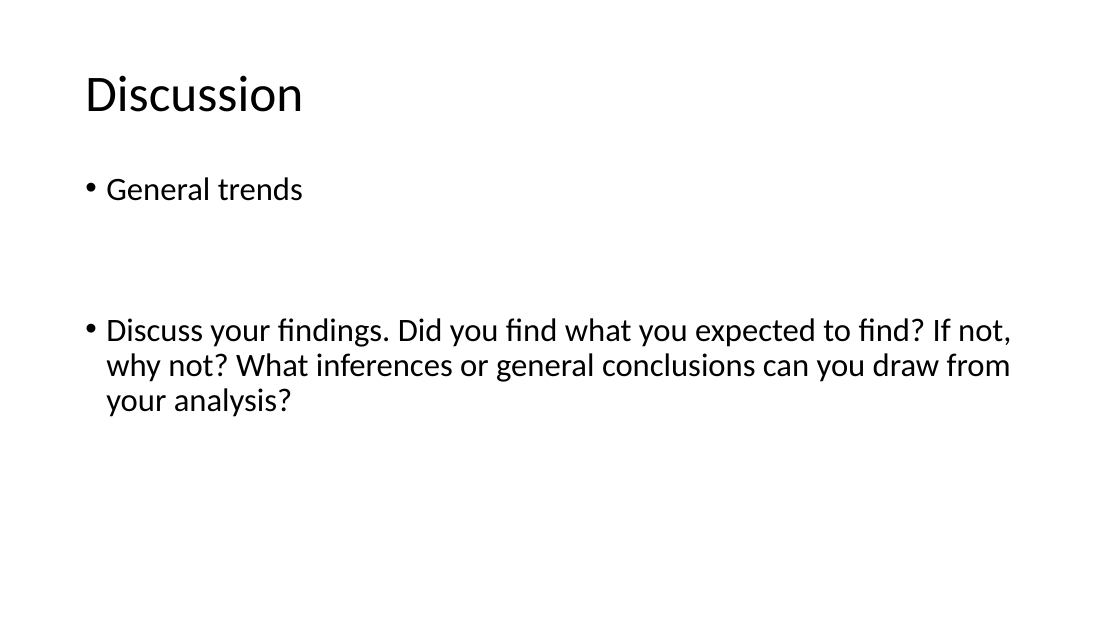
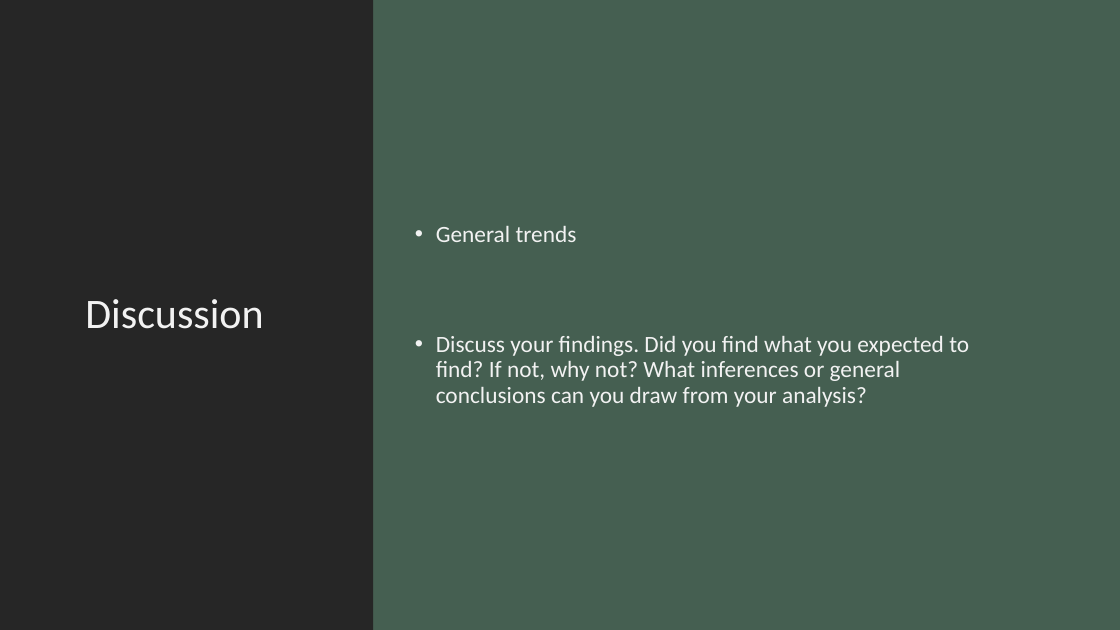
Before and after one commit to ashleighdevito/Cryptocurrency, a slide deck: slide 8 of Presentation/Cryptocurrency_Presentation.pptx (slide 6 before the commit). Drawn at 1120x630 pixels with LibreOffice and Linux fonts; fonts in the diff are those of the drawing. Boxes give left, top, right and bottom in pixels: in the first picture for what was removed or moved away, otherwise in the second. Text is boxed around its words. In the diff, an @@ line names an element or a change of style, - is before the commit and + after.

```diff
--- a/Presentation/Cryptocurrency_Presentation.pptx
+++ b/Presentation/Cryptocurrency_Presentation.pptx
@@ background #FFFFFF to #455F51 @@
@@ rectangle added at box(0, 0, 373, 630), fill #262626 @@
@@ title "Discussion": place and size @@
-title "Discussion" at box(85, 75, 303, 112)
+title "Discussion" at box(85, 299, 263, 329)
@@ title "Discussion" at box(85, 299, 263, 329): size 44 to 36 pt, text colour #000000 to #F2F2F2 @@
@@ text "General trends": place and size @@
-text "General trends" at box(106, 177, 1011, 417)
+text "General trends" at box(436, 226, 969, 407)
@@ text "General trends" at box(436, 226, 969, 407): size 28 to 20 pt, text colour #000000 to #F2F2F2; vertical alignment top to middle @@
```
Also in this commit, not shown: 6 other slides changed, 3 slides added, 1 slide removed.
